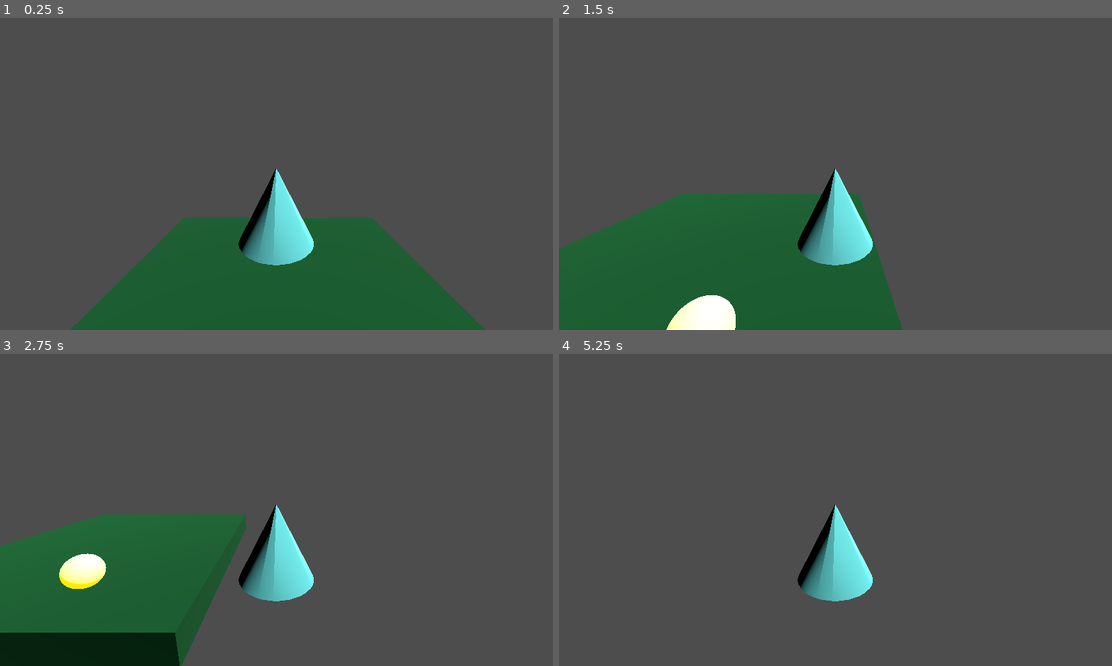
Above: before the commit, frames 1-4 (two rows, left to right).
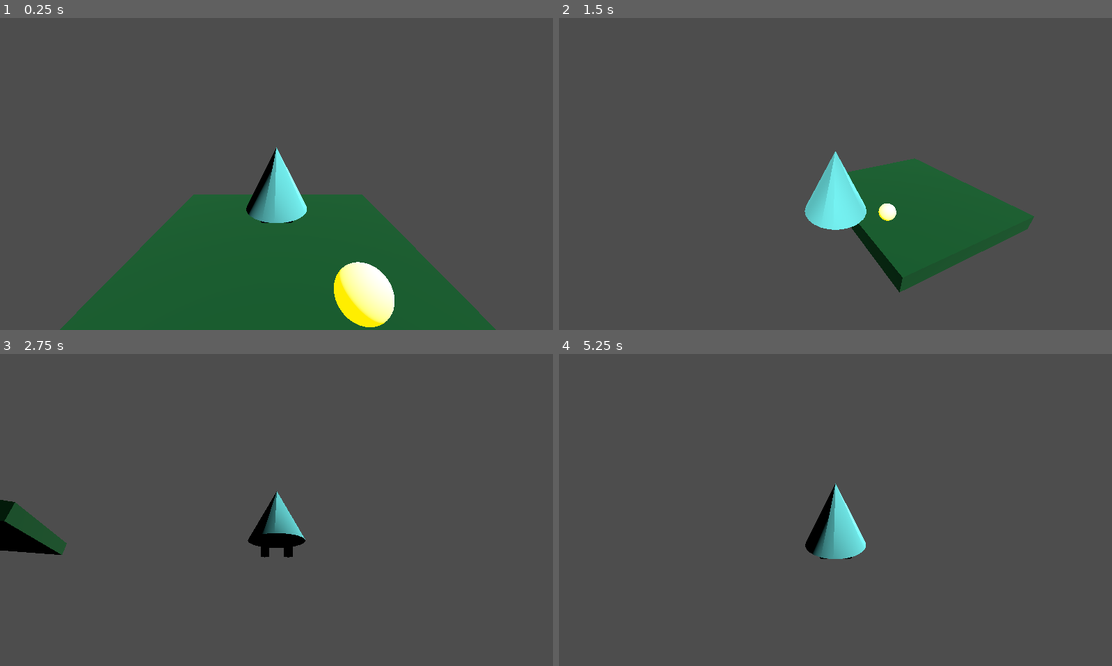
Above: after the commit, the same moments.

Repository: lucassutherland/GodotJam2
Game: Godot game, scene res://scenes/main.tscn
The game is run twice, just before and just after one commit, with the same random seed, the same clock (stepped at 60 frames per second) and the same inputs.
Inputs (mouse positions are in pixels of both pictures, inside the frame that each line leads up to):
- Up to frame 1 (0.25 s): no input
- Up to frame 2 (1.5 s): tap Enter (ui_accept) at 0.5, 0.6 s; move the mouse to (957, 158) at 0.52 s; hold Right (ui_right) 0.53-1.28 s; tap Space (jump, bound only after the commit) at 0.77, 0.8, 1.07, 1.35 s; move the mouse to (724, 189) at 1.27 s; hold Down (ui_down) from 1.28 s (still down)
- Up to frame 3 (2.75 s): tap Space (jump, bound only after the commit) at 1.52, 1.82, 2.3 s; tap Enter (ui_accept) at 1.55, 2.1 s; move the mouse to (331, 441) at 2.02 s; release Down (ui_down) at 2.03 s; hold Right (ui_right) from 2.03 s (still down)
- Up to frame 4 (5.25 s): move the mouse to (807, 572) at 2.77 s; release Right (ui_right) at 2.78 s; hold Up (ui_up) 2.78-3.53 s; tap Enter (ui_accept) at 2.85, 4.25, 4.35, 5, 5.1 s; tap Space (jump, bound only after the commit) at 3.02, 3.32, 3.6, 3.77, 4.07, 4.52, 4.82 s; move the mouse to (1001, 556) at 3.52 s; hold Left (ui_left) 3.53-5.03 s; move the mouse to (669, 463) at 4.27 s; move the mouse to (863, 510) at 5.02 s; hold Down (ui_down) from 5.03 s (still down)

The runs differ from the first frame. In frame 1, 7.8% of the frame differs, in the area x 10-90%, y 41-100%; in frame 2, 31%, in the area x 0-86%, y 42-100%; in frame 3, 21%; in frame 4, 2.9%.

Commit message:
camera looks around im legit that guy

Diff:
--- a/project.godot
+++ b/project.godot
@@ -19,6 +19,43 @@
 
 import/blender/enabled=false
 
+[input]
+
+left={
+"deadzone": 0.2,
+"events": [Object(InputEventKey,"resource_local_to_scene":false,"resource_name":"","device":-1,"window_id":0,"alt_pressed":false,"shift_pressed":false,"ctrl_pressed":false,"meta_pressed":false,"pressed":false,"keycode":0,"physical_keycode":65,"key_label":0,"unicode":97,"location":0,"echo":false,"script":null)
+, Object(InputEventKey,"resource_local_to_scene":false,"resource_name":"","device":-1,"window_id":0,"alt_pressed":false,"shift_pressed":false,"ctrl_pressed":false,"meta_pressed":false,"pressed":false,"keycode":0,"physical_keycode":4194319,"key_label":0,"unicode":0,"location":0,"echo":false,"script":null)
+]
+}
+right={
+"deadzone": 0.2,
+"events": [Object(InputEventKey,"resource_local_to_scene":false,"resource_name":"","device":-1,"window_id":0,"alt_pressed":false,"shift_pressed":false,"ctrl_pressed":false,"meta_pressed":false,"pressed":false,"keycode":0,"physical_keycode":68,"key_label":0,"unicode":100,"location":0,"echo":false,"script":null)
+, Object(InputEventKey,"resource_local_to_scene":false,"resource_name":"","device":-1,"window_id":0,"alt_pressed":false,"shift_pressed":false,"ctrl_pressed":false,"meta_pressed":false,"pressed":false,"keycode":0,"physical_keycode":4194321,"key_label":0,"unicode":0,"location":0,"echo":false,"script":null)
+]
+}
+forward={
+"deadzone": 0.2,
+"events": [Object(InputEventKey,"resource_local_to_scene":false,"resource_name":"","device":-1,"window_id":0,"alt_pressed":false,"shift_pressed":false,"ctrl_pressed":false,"meta_pressed":false,"pressed":false,"keycode":0,"physical_keycode":87,"key_label":0,"unicode":119,"location":0,"echo":false,"script":null)
+, Object(InputEventKey,"resource_local_to_scene":false,"resource_name":"","device":-1,"window_id":0,"alt_pressed":false,"shift_pressed":false,"ctrl_pressed":false,"meta_pressed":false,"pressed":false,"keycode":0,"physical_keycode":4194320,"key_label":0,"unicode":0,"location":0,"echo":false,"script":null)
+]
+}
+back={
+"deadzone": 0.2,
+"events": [Object(InputEventKey,"resource_local_to_scene":false,"resource_name":"","device":-1,"window_id":0,"alt_pressed":false,"shift_pressed":false,"ctrl_pressed":false,"meta_pressed":false,"pressed":false,"keycode":0,"physical_keycode":83,"key_label":0,"unicode":115,"location":0,"echo":false,"script":null)
+, Object(InputEventKey,"resource_local_to_scene":false,"resource_name":"","device":-1,"window_id":0,"alt_pressed":false,"shift_pressed":false,"ctrl_pressed":false,"meta_pressed":false,"pressed":false,"keycode":0,"physical_keycode":4194322,"key_label":0,"unicode":0,"location":0,"echo":false,"script":null)
+]
+}
+jump={
+"deadzone": 0.2,
+"events": [Object(InputEventKey,"resource_local_to_scene":false,"resource_name":"","device":-1,"window_id":0,"alt_pressed":false,"shift_pressed":false,"ctrl_pressed":false,"meta_pressed":false,"pressed":false,"keycode":0,"physical_keycode":32,"key_label":0,"unicode":32,"location":0,"echo":false,"script":null)
+]
+}
+quit={
+"deadzone": 0.2,
+"events": [Object(InputEventKey,"resource_local_to_scene":false,"resource_name":"","device":-1,"window_id":0,"alt_pressed":false,"shift_pressed":false,"ctrl_pressed":false,"meta_pressed":false,"pressed":false,"keycode":0,"physical_keycode":4194305,"key_label":0,"unicode":0,"location":0,"echo":false,"script":null)
+]
+}
+
 [rendering]
 
 renderer/rendering_method="gl_compatibility"
--- a/scenes/main.tscn
+++ b/scenes/main.tscn
@@ -49,5 +49,7 @@
 transform = Transform3D(1, 0, 0, 0, 1, 0, 0, 0, 1, 0, 2.00474, 0)
 script = ExtResource("2_0wfyh")
 
-[node name="Camera3D" type="Camera3D" parent="Lil Dude"]
-transform = Transform3D(1, 0, 0, 0, 0.971879, 0.235481, 0, -0.235481, 0.971879, 0, 3.58853, 4.94553)
+[node name="CameraArm" type="Node3D" parent="Lil Dude"]
+
+[node name="Camera3D" type="Camera3D" parent="Lil Dude/CameraArm"]
+transform = Transform3D(1, 0, 0, 0, 0.952836, 0.303484, 0, -0.303484, 0.952836, 0, 3.63859, 6.11164)
--- a/scripts/lil_dude.gd
+++ b/scripts/lil_dude.gd
@@ -1,22 +1,36 @@
 extends CharacterBody3D
 
+@onready var camera = $CameraArm
+@onready var raycast = $RayCast3D
 
-const SPEED = 5.0
-const JUMP_VELOCITY = 4.5
+const SPEED = 10.0
+const JUMP_VELOCITY = 8.0
+const MOUSE_SENSITIVITY = 0.005
 
+func _ready():
+	Input.mouse_mode = Input.MOUSE_MODE_CAPTURED
+	#camera.current = true
+
+func _unhandled_input(event):
+	if event is InputEventMouseMotion:
+		rotate_y(-event.relative.x * MOUSE_SENSITIVITY)
+		camera.rotate_x(-event.relative.y * MOUSE_SENSITIVITY)
+		camera.rotation.x = clamp(camera.rotation.x, -PI / 2, PI / 2)
+
+	if Input.is_action_just_pressed("quit"):
+		get_tree().quit()
 
 func _physics_process(delta):
 	# Add the gravity.
 	if not is_on_floor():
-		velocity += get_gravity() * delta
+		velocity.y -= 9.8 * delta
 
 	# Handle jump.
-	if Input.is_action_just_pressed("ui_accept") and is_on_floor():
+	if Input.is_action_just_pressed("jump") and is_on_floor():
 		velocity.y = JUMP_VELOCITY
 
 	# Get the input direction and handle the movement/deceleration.
-	# As good practice, you should replace UI actions with custom gameplay actions.
-	var input_dir = Input.get_vector("ui_left", "ui_right", "ui_up", "ui_down")
+	var input_dir = Input.get_vector("left", "right", "forward", "back")
 	var direction = (transform.basis * Vector3(input_dir.x, 0, input_dir.y)).normalized()
 	if direction:
 		velocity.x = direction.x * SPEED
